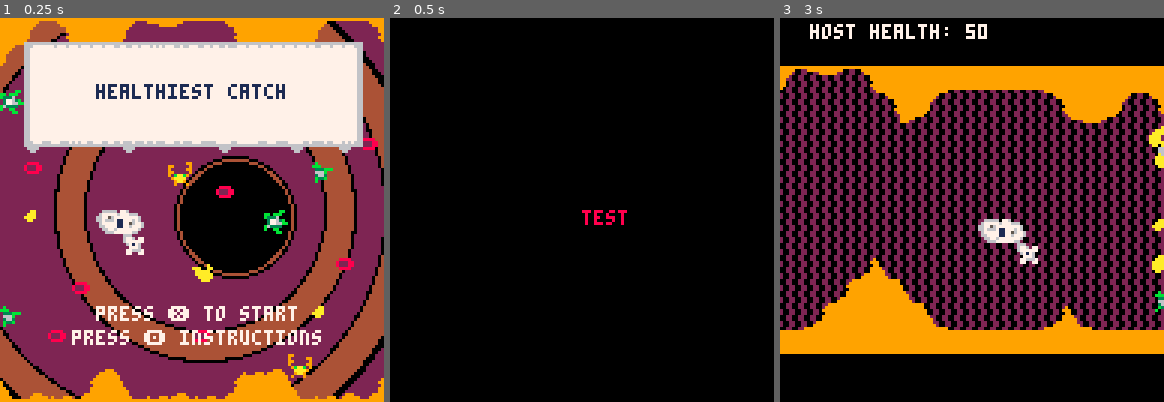
Above: before the commit, frames 1-3 (left to right).
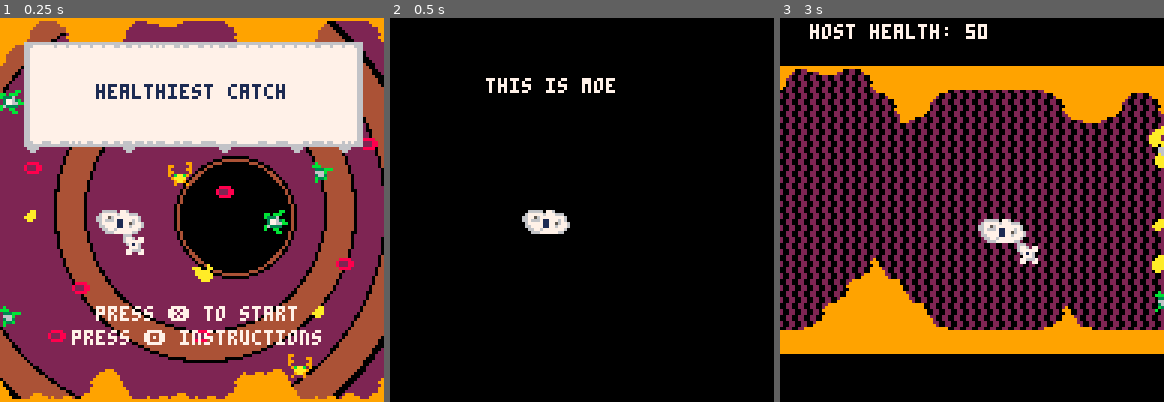
Above: after the commit, the same moments.

Repository: tyedye105/SlowJamJune2018
Game: PICO-8 cartridge amoebaFish.p8
Two runs of this game, one before a commit and one after it. Both use one fixed random seed, a clock stepped at 60 frames per second and the inputs below.
Inputs:
- Up to frame 1 (0.25 s): no input
- Up to frame 2 (0.5 s): tap O (Z key) at 0.33 s
- Up to frame 3 (3 s): tap O (Z key) at 0.7, 1.43, 2.22 s; tap X (X key) at 1.07, 2.07, 2.4, 2.73 s; hold Left 1.97-2.37 s; hold Down 2.42-2.82 s; hold Right from 2.87 s (still down)

Frame 1 is identical in both runs. In frame 2, 1.4% of the frame differs, in the area x 25-62%, y 15-57%; in frame 3, nothing differs.

Commit message:
add functional instruction screen. Stop the madness before this branch becomes cursed.

Diff:
--- a/amoebaFish.p8
+++ b/amoebaFish.p8
@@ -55,7 +55,8 @@
 
 function rules_draw()
  cls(0)
- print(rules[p],64,64,8)
+ draw_sprites()
+ draw_rules()
 end
 
 function rules_update()
@@ -508,12 +509,40 @@
 function make_rules()
 p=1
 rules={
-"test",
-"one",
-"two",
-"three"
-}
-end
+"this is moe",
+"and this joe",
+"they live here",
+"they eat these guys",
+"but not that one",
+"if they dont...",
+"the host dies",
+"moe and joe too:(" }
+end
+
+function draw_sprites()
+	if(p==1) then
+ spr(1,44,64,2,1)
+ elseif (p==2) then
+ spr(48,44,64,2,1)
+ elseif (p==3) then
+ draw_titlebg()
+ elseif (p==4) then
+ map(64,48)
+ elseif (p==5) then
+ spr(3,48,48)
+ end
+end
+
+function draw_rules()
+	if(p<7) then
+		print(rules[p],32,20,7)
+	elseif(p>=7) then
+		print(rules[p],32,20,8)
+	end
+end
+
+
+
 
 function pageleft()
 	if(p!=1) then
@@ -522,7 +551,7 @@
 end
 
 function pageright()
-	if(p!=4) then
+	if(p!=8) then
 	p+=1
 	end
 end
@@ -638,15 +667,15 @@
 00000000000000000000000000000000000000000000000000000000000000000000000000000000000000000000000000300000000000900000000000610000
 00000000000000000000000000000000000000000000000000000000000000000000000000000000000000000000000000000000000000000000000000000000
 00000000000000000000000000000000000000000000000000000000000000000000000000000000000000000000000000000000000000000030000000000000
-00000000000000000000000000000000000000000000000000000000000000000000000000000000000000000000000000000000000000000000000000000000
+00004000000000000000000000007000000000000000000000000000000000000000000000000000000000000000000000000000000000000000000000000000
 00000000000000000000000000000000000000000000000000000000000000000000000000000000000000000000000000400000102000000000007000000000
 00000000000000000000000000000000000000000000000000000000000000000000000000000000000000000000000000000000000000000000000000000000
 00000000000000000000000000000000000000000000000000000000000000000000000000000000000000000000000000000000000300000000000000000000
-00000000000000000000000000000000000000000000000000000000000000000000000000000000000000000000000000000000000000000000000000000000
+00000000005000000000006000000000000000000000000000000000000000000000000000000000000000000000000000000000000000000000000000000000
 00000000000000000000000000000000000000000000000000000000000000000000000000000000000000000000000000000000000000005100000000003000
-00000000000000000000000000000000000000000000000000000000000000000000000000000000000000000000000000000000000000000000000000000000
+00000000000000000080000000000000000000000000000000000000000000000000000000000000000000000000000000000000000000000000000000000000
 00000000000000000000000000000000000000000000000000000000000000000000000000000000000000000000000000000030000000000000000000000000
-00000000000000000000000000000000000000000000000000000000000000000000000000000000000000000000000000000000000000000000000000000000
+00000000000000900000000000000000000000000000000000000000000000000000000000000000000000000000000000000000000000000000000000000000
 00000000000000000000000000000000000000000000000000000000000000000000000000000000000000000000000061000000000000000000000000400000
 00000000000000000000000000000000000000000000000000000000000000000000000000000000000000000000000000000000000000000000000000000000
 00000000000000000000000000000000000000000000000000000000000000000000000000000000000000000000000000003000000000003000000000000000
